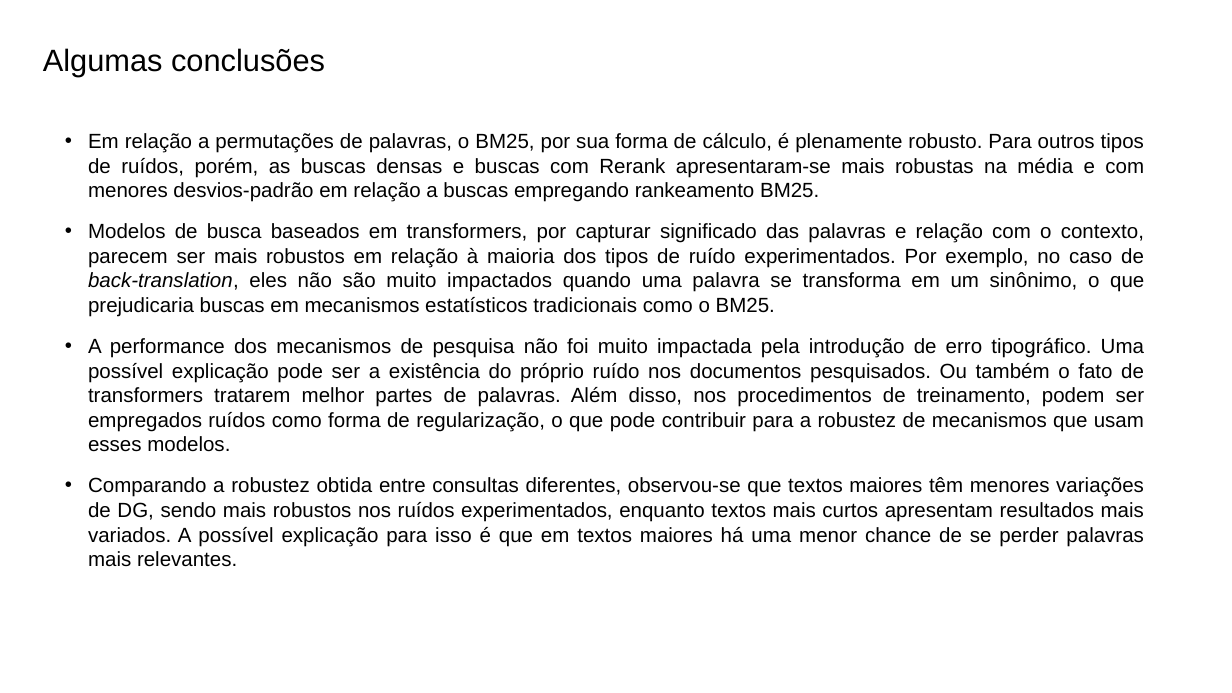
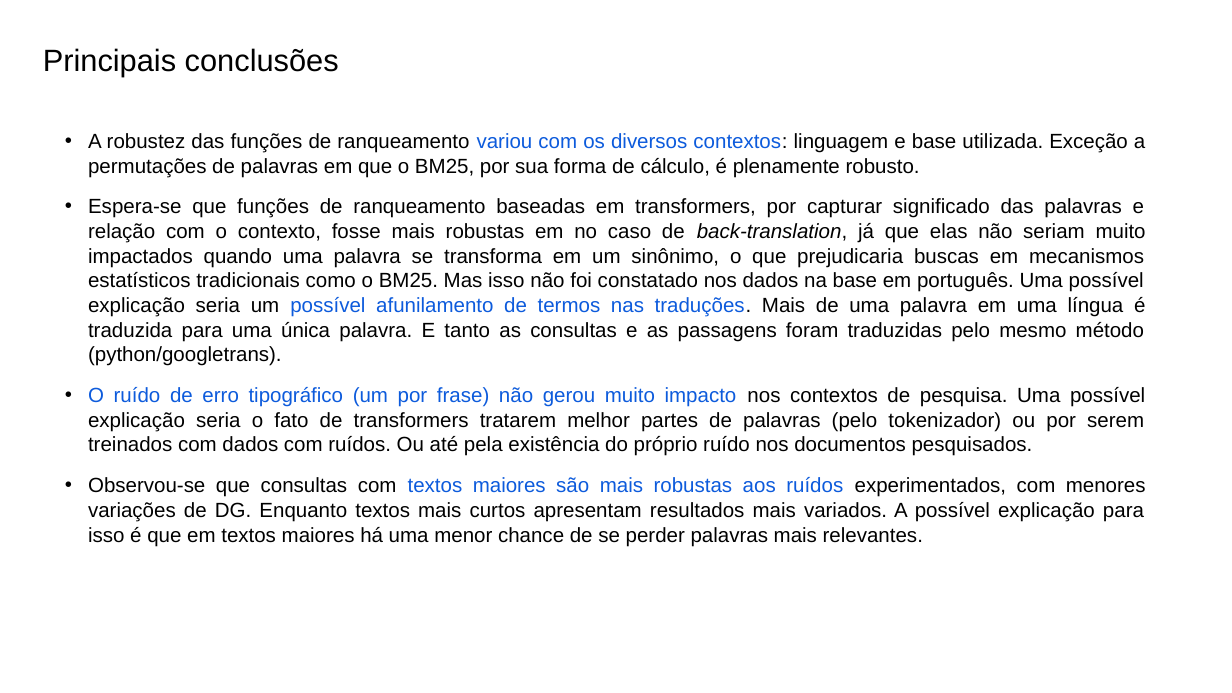
Before and after one commit to leonardo3108/robustez-query, a slide deck: slide 11 of docs/presentations/Apresentação final - 20211209.pptx. Drawn at 1232x693 pixels with LibreOffice and Linux fonts; fonts in the diff are those of the drawing. Boxes give left, top, right and bottom in pixels: in the first picture for what was removed or moved away, otherwise in the second. Text is boxed around its words. In the diff, an @@ line names an element or a change of style, - is before the commit and + after.

Commit message:
apresentação final

```diff
--- a/docs/presentations/Apresentação final - 20211209.pptx
+++ b/docs/presentations/Apresentação final - 20211209.pptx
@@ title at box(43, 48, 339, 77): text changed @@
-Algumas conclusões
+Principais conclusões
@@ text at box(88, 133, 1146, 546): text changed @@
-• Em relação a permutações de palavras, o BM25, por sua forma de cálculo, é plenamente robusto. Para outros tipos de ruídos, porém, as buscas densas e buscas com Rerank apresentaram-se mais robustas na média e com menores desvios-padrão em relação a buscas empregando rankeamento BM25.
-• Modelos de busca baseados em transformers, por capturar significado das palavras e relação com o contexto, parecem ser mais robustos em relação à maioria dos tipos de ruído experimentados. Por exemplo, no caso de back-translation, eles não são muito impactados quando uma palavra se transforma em um sinônimo, o que prejudicaria buscas em mecanismos estatísticos tradicionais como o BM25.
-• A performance dos mecanismos de pesquisa não foi muito impactada pela introdução de erro tipográfico. Uma possível explicação pode ser a existência do próprio ruído nos documentos pesquisados. Ou também o fato de transformers tratarem melhor partes de palavras. Além disso, nos procedimentos de treinamento, podem ser empregados ruídos como forma de regularização, o que pode contribuir para a robustez de mecanismos que usam esses modelos.
-• Comparando a robustez obtida entre consultas diferentes, observou-se que textos maiores têm menores variações de DG, sendo mais robustos nos ruídos experimentados, enquanto textos mais curtos apresentam resultados mais variados. A possível explicação para isso é que em textos maiores há uma menor chance de se perder palavras mais relevantes.
+• A robustez das funções de ranqueamento variou com os diversos contextos: linguagem e base utilizada. Exceção a permutações de palavras em que o BM25, por sua forma de cálculo, é plenamente robusto.
+• Espera-se que funções de ranqueamento baseadas em transformers, por capturar significado das palavras e relação com o contexto, fosse mais robustas em no caso de back-translation, já que elas não seriam muito impactados quando uma palavra se transforma em um sinônimo, o que prejudicaria buscas em mecanismos estatísticos tradicionais como o BM25. Mas isso não foi constatado nos dados na base em português. Uma possível explicação seria um possível afunilamento de termos nas traduções. Mais de uma palavra em uma língua é traduzida para uma única palavra. E tanto as consultas e as passagens foram traduzidas pelo mesmo método (python/googletrans).
+• O ruído de erro tipográfico (um por frase) não gerou muito impacto nos contextos de pesquisa. Uma possível explicação seria o fato de transformers tratarem melhor partes de palavras (pelo tokenizador) ou por serem treinados com dados com ruídos. Ou até pela existência do próprio ruído nos documentos pesquisados.
+• Observou-se que consultas com textos maiores são mais robustas aos ruídos experimentados, com menores variações de DG. Enquanto textos mais curtos apresentam resultados mais variados. A possível explicação para isso é que em textos maiores há uma menor chance de se perder palavras mais relevantes.
```
Also in this commit, not shown: 3 other slides changed, 2 other files.
